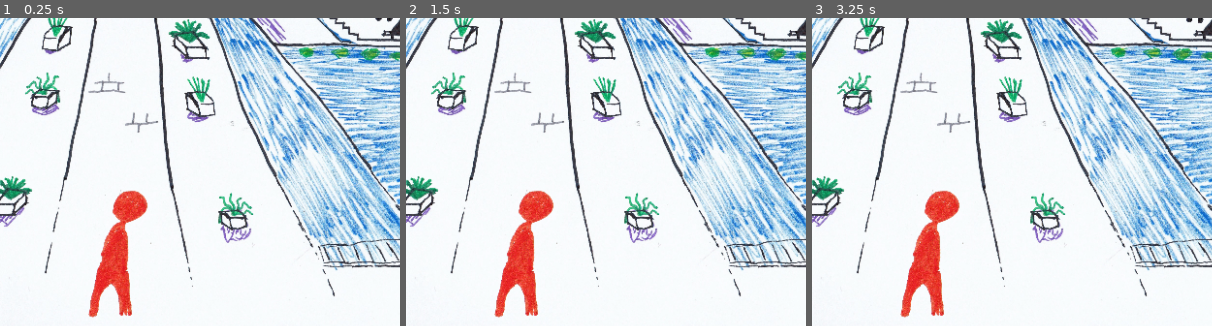
Above: before the commit, frames 1-3 (left to right).
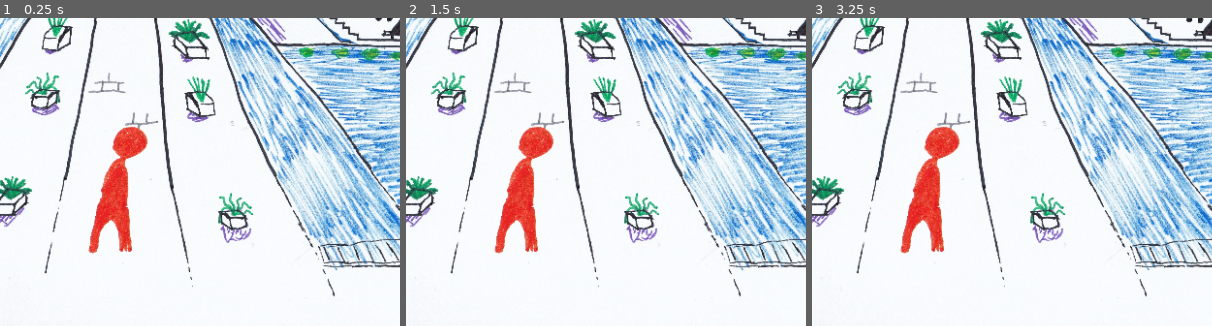
Above: after the commit, the same moments.

Repository: Swepedia/Flatgame
Game: Godot game, scene res://World.tscn
The game is run twice, just before and just after one commit, with the same random seed, the same clock (stepped at 60 frames per second) and the same inputs. This scene is started directly instead of the project's main scene.
Inputs (mouse positions are % of the whole screen's width and height, from its top left):
- Up to frame 1 (0.25 s): no input
- Up to frame 2 (1.5 s): move the mouse to (48, 31) at 0.52 s; move the mouse to (30, 55) at 1.27 s
- Up to frame 3 (3.25 s): move the mouse to (60, 28) at 2.02 s; move the mouse to (45, 70) at 2.77 s
The pictures show only the part of the screen within x 32-82%, y 48-98%; the shares and areas given below are measured in that part.

The runs differ from the first frame. In frame 1, 4.4% of the frame differs, in the area x 22-38%, y 35-98%; in frame 2, 4.4%; in frame 3, 4.4%.

Commit message:
Move origin of Player to the feet
The player was walking through areas it wasn't suppused to because the
origin was in the chest

Diff:
--- a/Player.tscn
+++ b/Player.tscn
@@ -22,6 +22,7 @@
 script = ExtResource( 3 )
 
 [node name="AnimatedSprite" type="AnimatedSprite" parent="."]
+position = Vector2( 0, -225.526 )
 frames = SubResource( 1 )
 animation = "idle"
 playing = true
